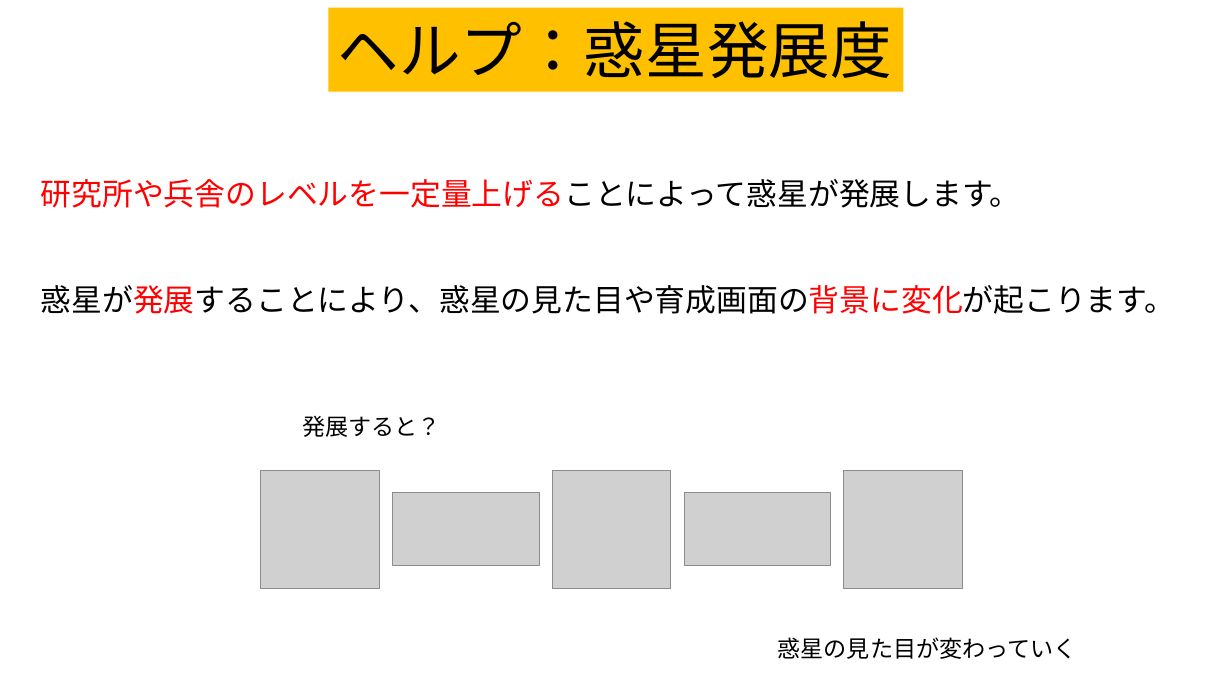
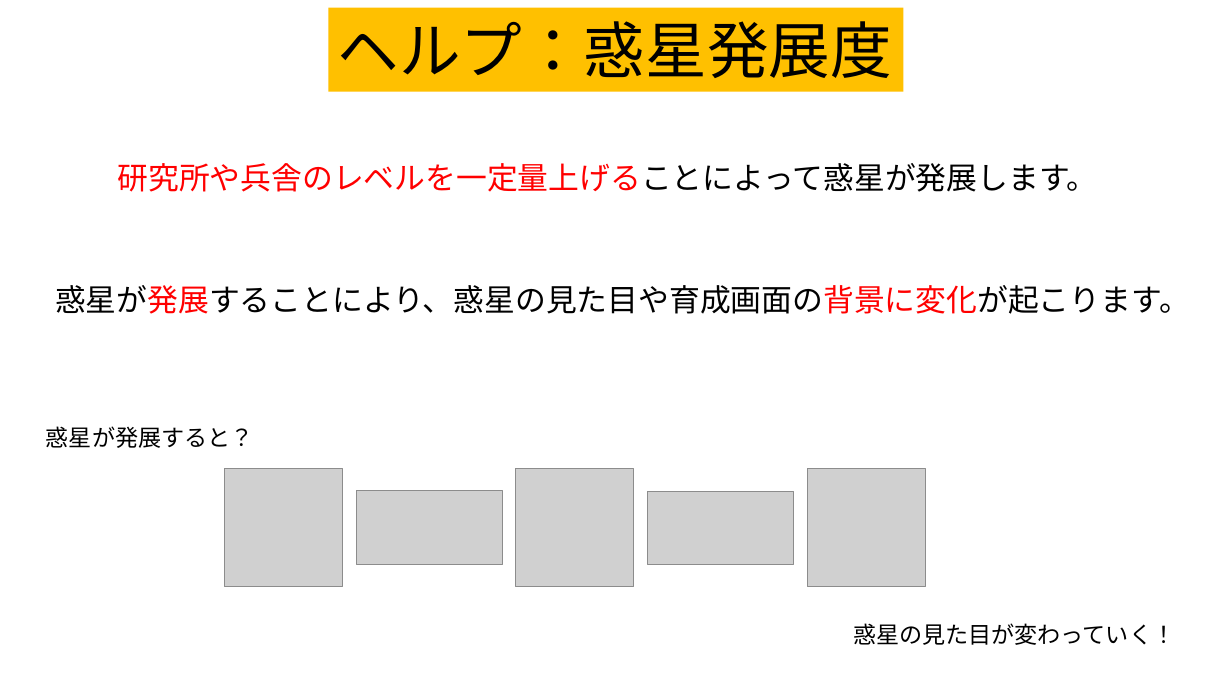
Before and after one commit to team556/team, a slide deck: slide 14 of 説明文.pptx. Drawn at 1232x693 pixels with LibreOffice and Linux fonts; fonts in the diff are those of the drawing; grey boxes stand for pictures. Boxes give left, top, right and bottom in pixels: in the first picture for what was removed or moved away, otherwise in the second. Text is boxed around its words. In the diff, an @@ line names an element or a change of style, - is before the commit and + after.

Commit message:
少し説明文変更

```diff
--- a/説明文.pptx
+++ b/説明文.pptx
@@ text "研究所や兵舎のレベルを一定量上げることによって惑星が発展します。" moved from (x1=41, y1=179, x2=1021, y2=208) to (x1=118, y1=163, x2=1098, y2=192) @@
@@ text "惑星が発展することにより、惑星の見た目や育成画面の背景に変化が起こります。" moved from (x1=41, y1=285, x2=1176, y2=314) to (x1=55, y1=285, x2=1190, y2=314) @@
@@ text at (x1=46, y1=426, x2=254, y2=448): text changed @@
-発展すると？
+惑星が発展すると？
@@ 5 pictures moved together from (x1=261, y1=470, x2=962, y2=589) to (x1=225, y1=469, x2=925, y2=587) @@
@@ text at (x1=853, y1=623, x2=1175, y2=645): text changed @@
-惑星の見た目が変わっていく
+惑星の見た目が変わっていく！
```
